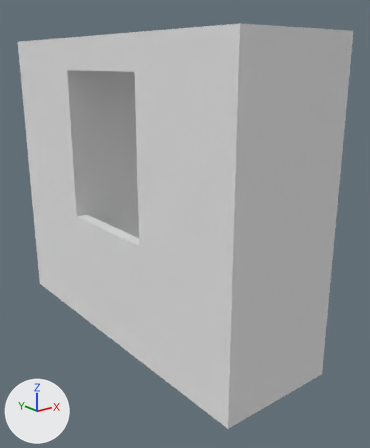
Before and after pictures for a commit that changed the Blender file Assets/Meshes/HallWallWindow_2x6x5.blend.
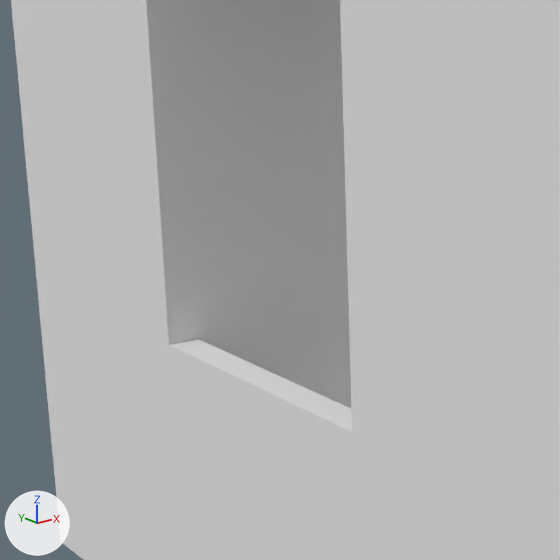
Each version is shown whole from a 50 mm lens placed at (-3.99, -4.07, 4.61), pointed at (1.31, 2.54, 1.96), then close up on the part from 5% to 57% of the width and 22% to 65% of the height. The lights are fixed; the arrows at lower left show +X, +Y and +Z.

The first close-up shows 'HallWallWindow_2x6x5'.
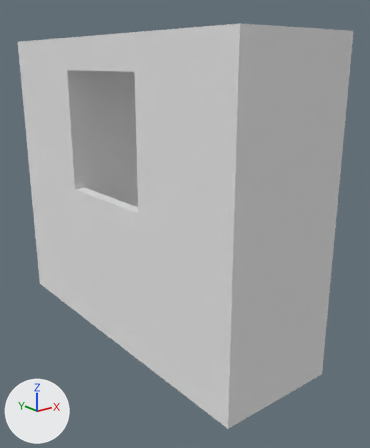
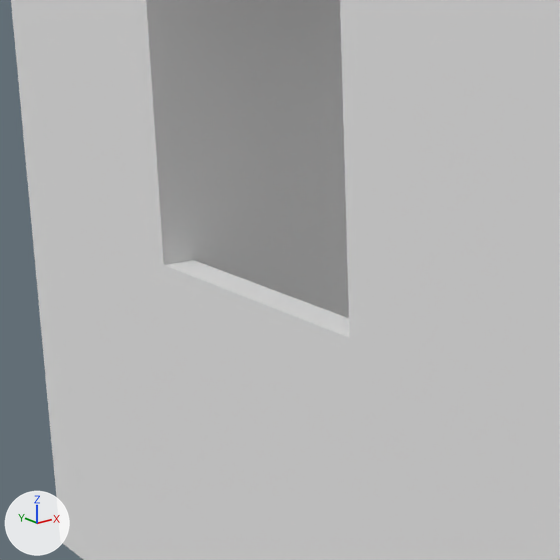
Commit message: Added windows

What changed in the scene script:
```text
Change me_hallwallwindow_2x6x5:
    where me_hallwallwindow_2x6x5.from_pydata(...)  # 36 vertices, 34 faces; spans x 0.0..2.0, y 0.0..5.0, z -6.0..0.0
    used by ob_hallwallwindow_2x6x5; location = (0.0, 0.0, 0.0); rotation_euler = (1.571, 0.0, 0.0), in degrees (90, 0, 0)
    before: 24 (2.0, 2.0, -4.0), 26 (2.0, 2.0, -2.0), 27 (0.0, 2.0, -2.0) at pixel (352, 431), 32 (0.0, 2.0, -4.0) at pixel (168, 344), 34 (0.2, 2.0, -4.0) at pixel (198, 339)
    before: 35 (0.2, 2.0, -2.0)
    me_hallwallwindow_2x6x5 part 1
    add for i in [24, 26, 27, 32, 34, 35]: me_hallwallwindow_2x6x5.vertices[i].co += Vector((0.0, 0.5, 0.0))
```

Pixel boxes (x1, y1, x2, y2) of what changed, in the close-ups (560 x 560 px; the box of a moved part takes in the faces that stretch with it):
part 1 of me_hallwallwindow_2x6x5, moved or reshaped: (161, 244, 354, 432) in both
